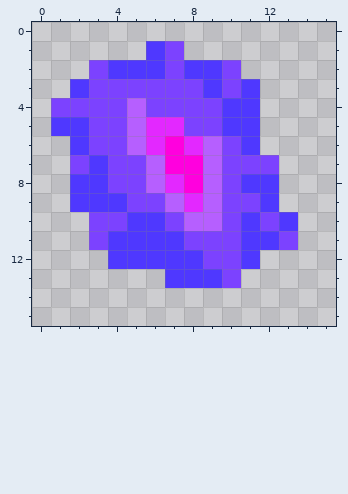
Edited in one commit: pixel-art sprite (android/assets/textures/block-damaged.png). This is how it looked before the edit.
The file is 16x16 pixels.
The result:
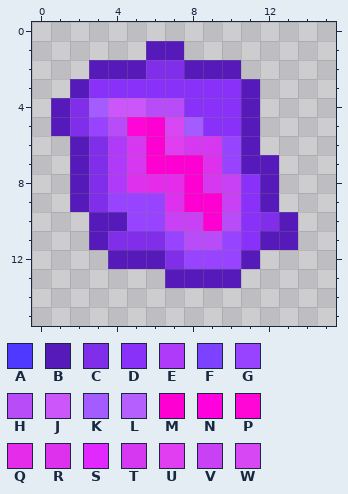
Palette (. is transparent): A #4f38ff  B #551ab9  C #802eea  D #8a31f9  E #af3af9  F #7c42ff  G #9743ff  H #b94cf9  J #cc56f9  K #a45bff  L #b65fff  M #ff00d2  N #ff00de  P #ff06d6  Q #e52ceb  R #de31ed  S #e328ff  T #d538f0  U #e03ef0  V #c941f4  W #d748f4
Commit: Updated lava blocks
Change:
Changed rows in their new state; - is an unchanged pixel.
first column x 1:
 1 -----BB------
 2 --BBBCCBBB---
 3 -BDDDDDDDDB--
 4 BCKJJHHDDDB--
 5 BCGHPMWKDDB--
 6 -BCETMUTTGB--
 7 -BCETMMMRGBB-
 8 -BCERQQMTVDB-
 9 -BCGGGRMMVDB-
10 --BBGGVVMHDCB
11 --BCCCGHHGDBB
12 ---BBBCGGGB--
13 ------BBBB---
